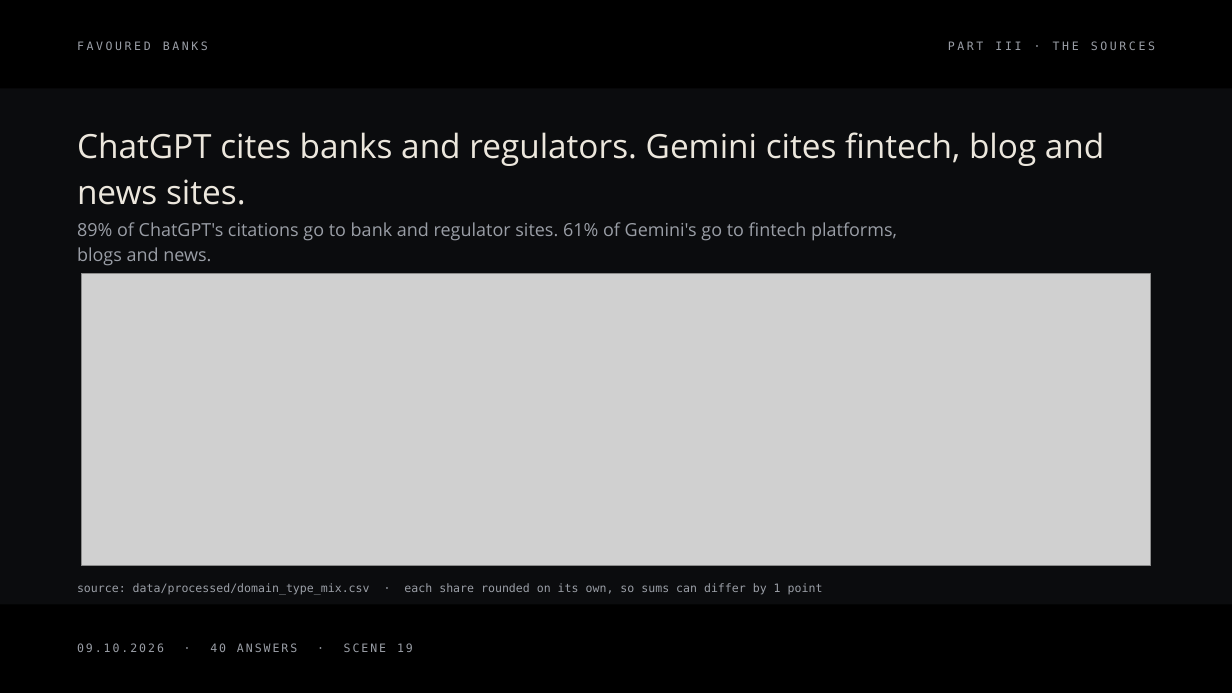
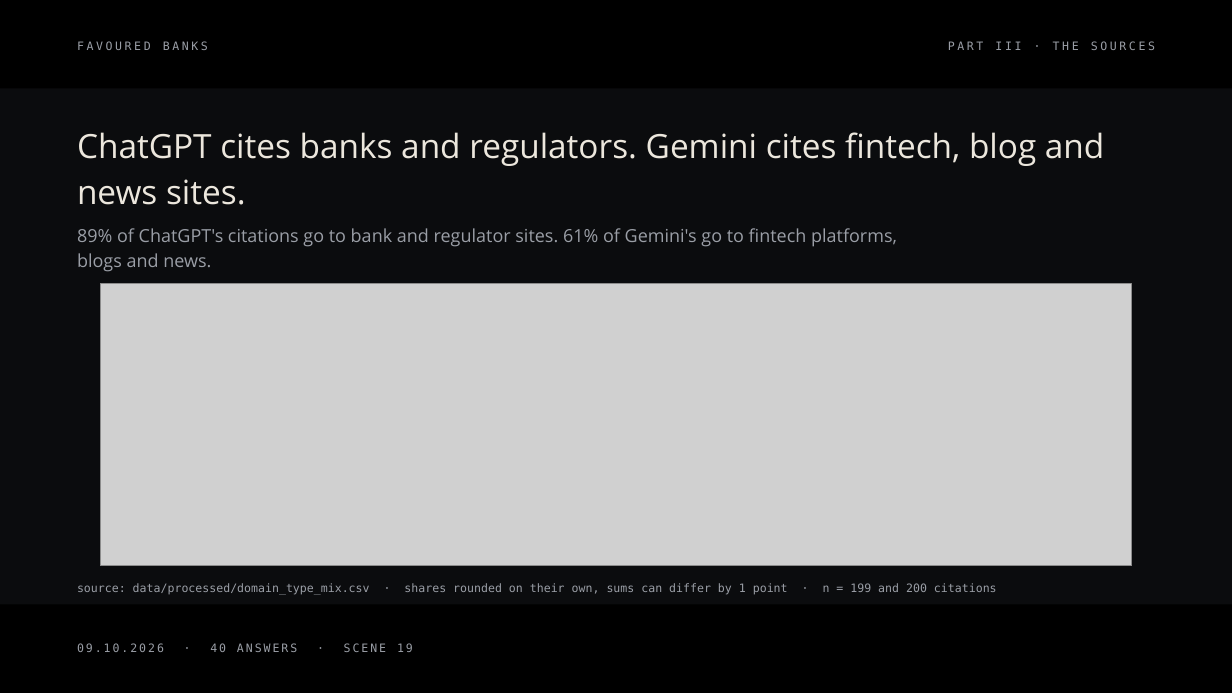
Before and after one commit to rgmwnn/geo-bank-visibility, a slide deck: slide 19 of deck/out/favoured-banks.pptx. Drawn at 1232x693 pixels with LibreOffice and Linux fonts; fonts in the diff are those of the drawing; grey boxes stand for pictures. Boxes give left, top, right and bottom in pixels: in the first picture for what was removed or moved away, otherwise in the second. Text is boxed around its words. In the diff, an @@ line names an element or a change of style, - is before the commit and + after.

```diff
--- a/deck/out/favoured-banks.pptx
+++ b/deck/out/favoured-banks.pptx
@@ text "89% of ChatGPT's citations go ...": place and size @@
-text "89% of ChatGPT's citations go ..." at (77, 222, 897, 266)
+text "89% of ChatGPT's citations go ..." at (77, 228, 897, 272)
@@ picture: place and size @@
-picture at (81, 274, 1151, 567)
+picture at (101, 284, 1132, 567)
@@ text at (77, 583, 997, 595): text changed @@
-source: data/processed/domain_type_mix.csv · each share rounded on its own, so sums can differ by 1 point
+source: data/processed/domain_type_mix.csv · shares rounded on their own, sums can differ by 1 point · n = 199 and 200 citations
```
Also in this commit, not shown: 31 other slides changed, 9 other files.
